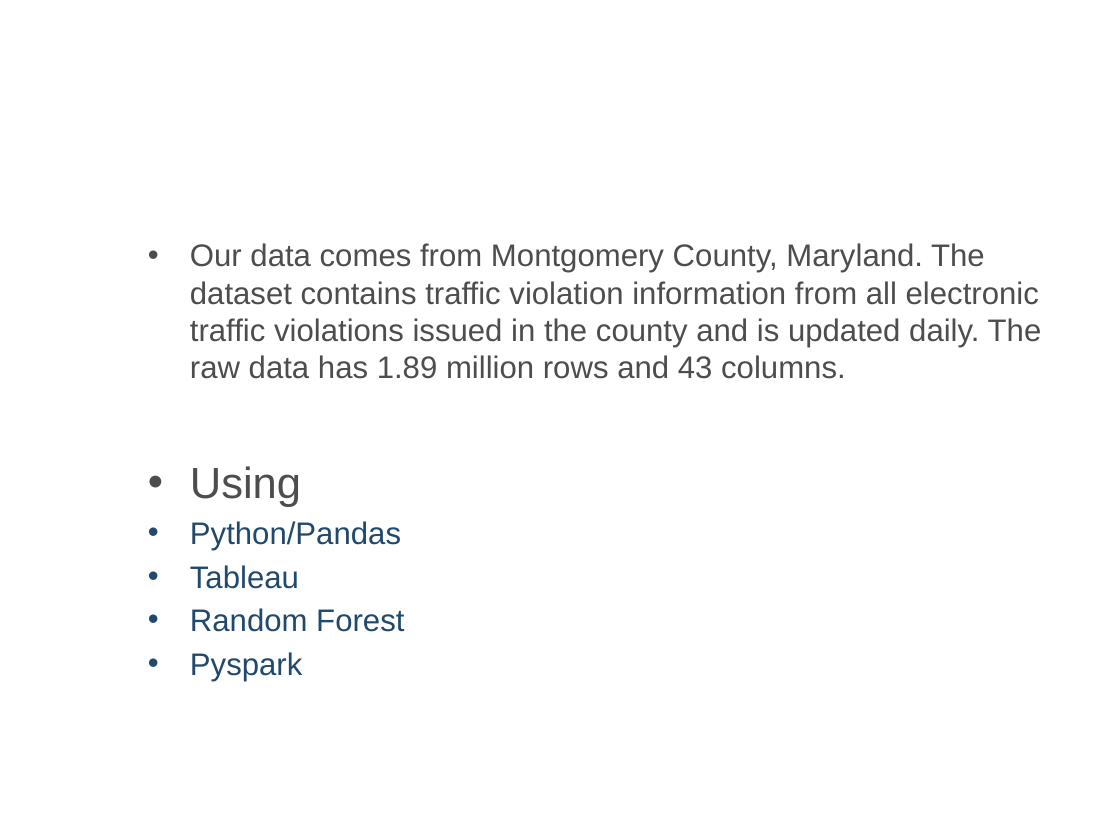
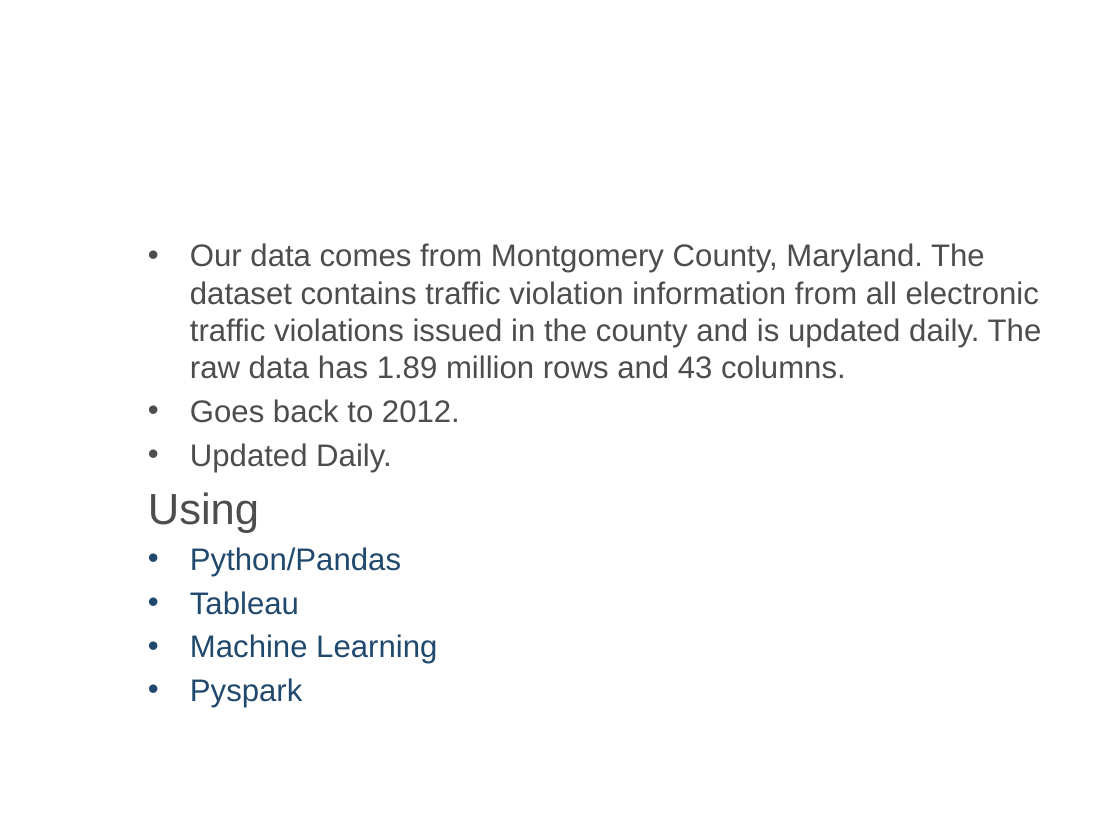
Before and after one commit to hrollin5/Project_4, a slide deck: slide 3 of traffic_violation.pptx. Drawn at 1120x840 pixels with LibreOffice and Linux fonts; fonts in the diff are those of the drawing; background and template pictures are left out. Boxes give left, top, right and bottom in pixels: in the first picture for what was removed or moved away, otherwise in the second. Text is boxed around its words. In the diff, an @@ line names an element or a change of style, - is before the commit and + after.

```diff
--- a/traffic_violation.pptx
+++ b/traffic_violation.pptx
@@ text at [190,399,460,472]: paragraphs added @@
+• Goes back to 2012.
+• Updated Daily.
@@ text at [148,492,259,533]: bullet • to none @@
@@ text at [190,634,437,664]: text changed @@
-• Random Forest
+• Machine Learning
```
Also in this commit, not shown: 2 other slides changed.
